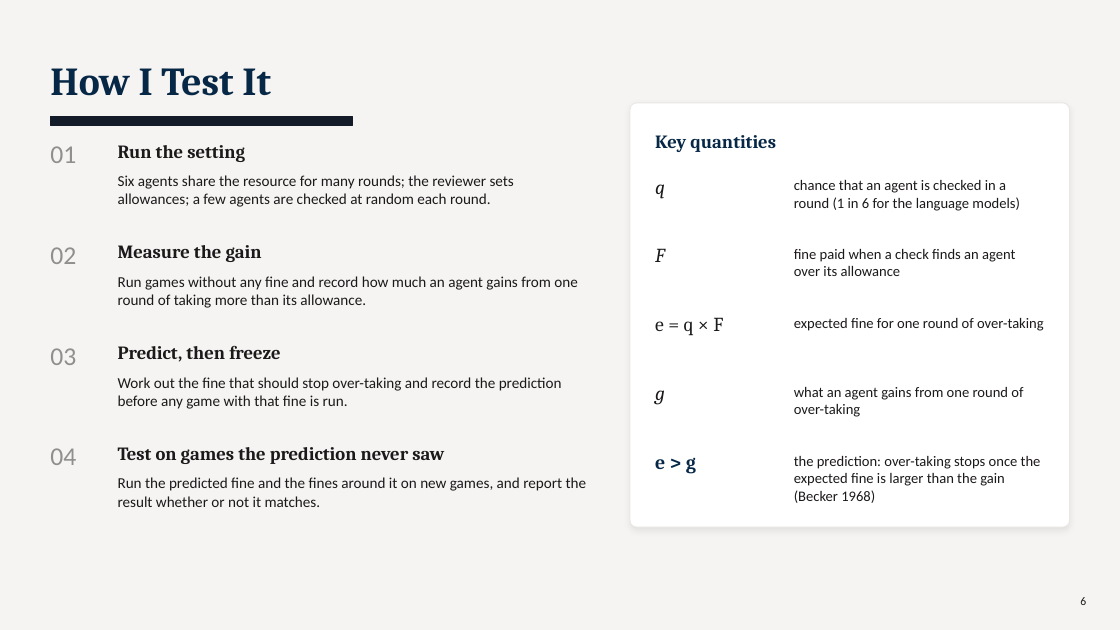
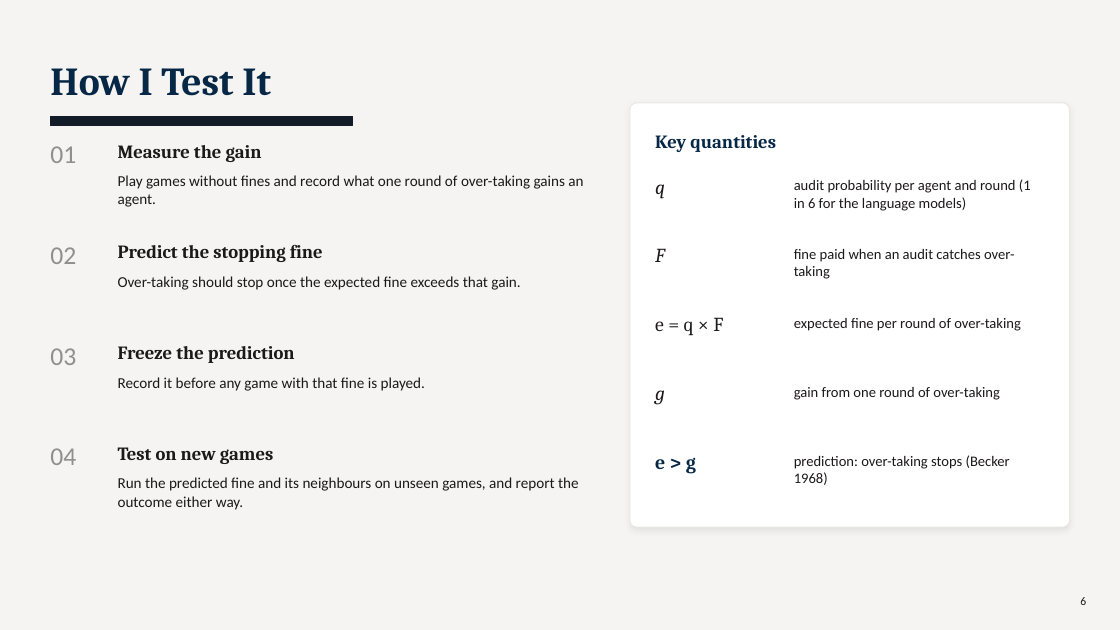
Before and after one commit to TallowCatch/invasion-commons, a slide deck: slide 6 of notes/slides/2026-10-13_phd_catchup/phd_catchup_2026-10-13.pptx. Drawn at 1120x630 pixels with LibreOffice and Linux fonts; fonts in the diff are those of the drawing. Boxes give left, top, right and bottom in pixels: in the first picture for what was removed or moved away, otherwise in the second. Text is boxed around its words. In the diff, an @@ line names an element or a change of style, - is before the commit and + after.

```diff
--- a/notes/slides/2026-10-13_phd_catchup/phd_catchup_2026-10-13.pptx
+++ b/notes/slides/2026-10-13_phd_catchup/phd_catchup_2026-10-13.pptx
@@ text at (118,145,262,162): text changed @@
-Run the setting
+Measure the gain
@@ text at (118,175,583,207): text changed @@
-Six agents share the resource for many rounds; the reviewer sets allowances; a few agents are checked at random each round.
+Play games without fines and record what one round of over-taking gains an agent.
@@ text at (794,179,1031,211): text changed @@
-chance that an agent is checked in a round (1 in 6 for the language models)
+audit probability per agent and round (1 in 6 for the language models)
@@ text at (118,245,323,262): text changed @@
-Measure the gain
+Predict the stopping fine
@@ text at (794,249,1014,279): text changed @@
-fine paid when a check finds an agent over its allowance
+fine paid when an audit catches over-taking
@@ text at (118,276,520,290): text changed @@
-Run games without any fine and record how much an agent gains from one round of taking more than its allowance.
+Over-taking should stop once the expected fine exceeds that gain.
@@ text at (794,318,1021,331): text changed @@
-expected fine for one round of over-taking
+expected fine per round of over-taking
@@ text at (118,346,295,363): text changed @@
-Predict, then freeze
+Freeze the prediction
@@ text at (118,377,425,391): text changed @@
-Work out the fine that should stop over-taking and record the prediction before any game with that fine is run.
+Record it before any game with that fine is played.
@@ text at (794,387,1000,400): text changed @@
-what an agent gains from one round of over-taking
+gain from one round of over-taking
@@ text at (118,447,273,464): text changed @@
-Test on games the prediction never saw
+Test on new games
@@ text at (118,477,579,510): text changed @@
-Run the predicted fine and the fines around it on new games, and report the result whether or not it matches.
+Run the predicted fine and its neighbours on unseen games, and report the outcome either way.
@@ text at (794,455,1010,485): text changed @@
-the prediction: over-taking stops once the expected fine is larger than the gain (Becker 1968)
+prediction: over-taking stops (Becker 1968)
```
Also in this commit, not shown: 13 other slides changed, 8 other files.
